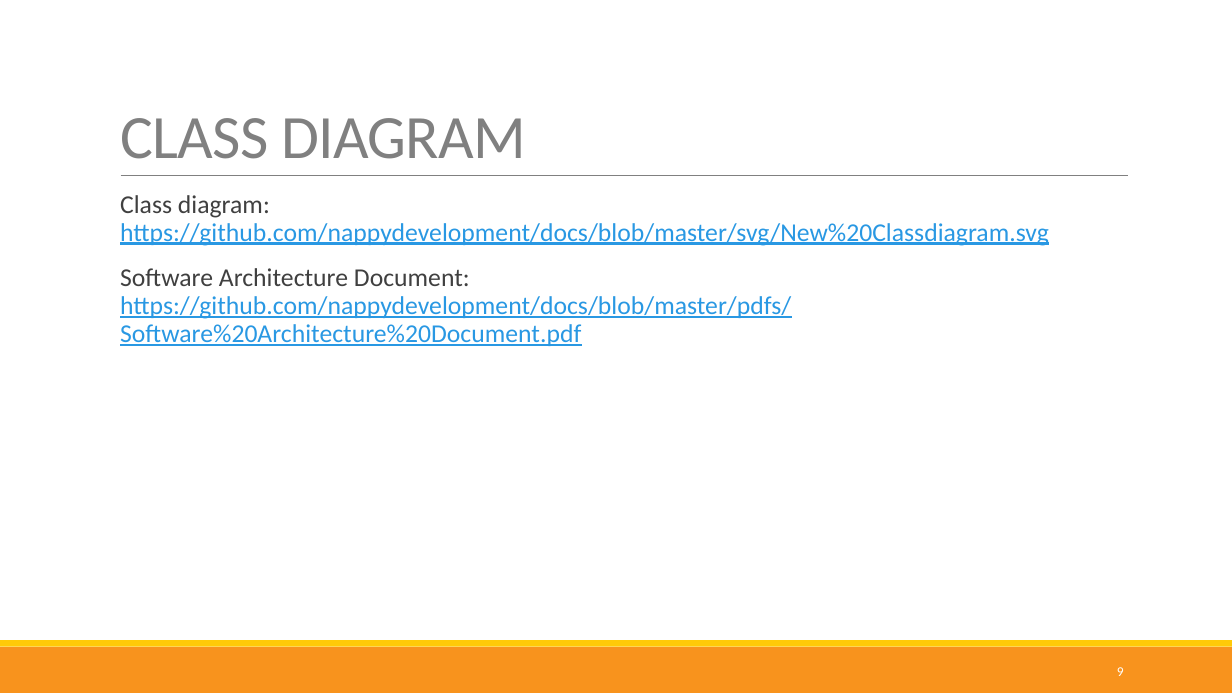
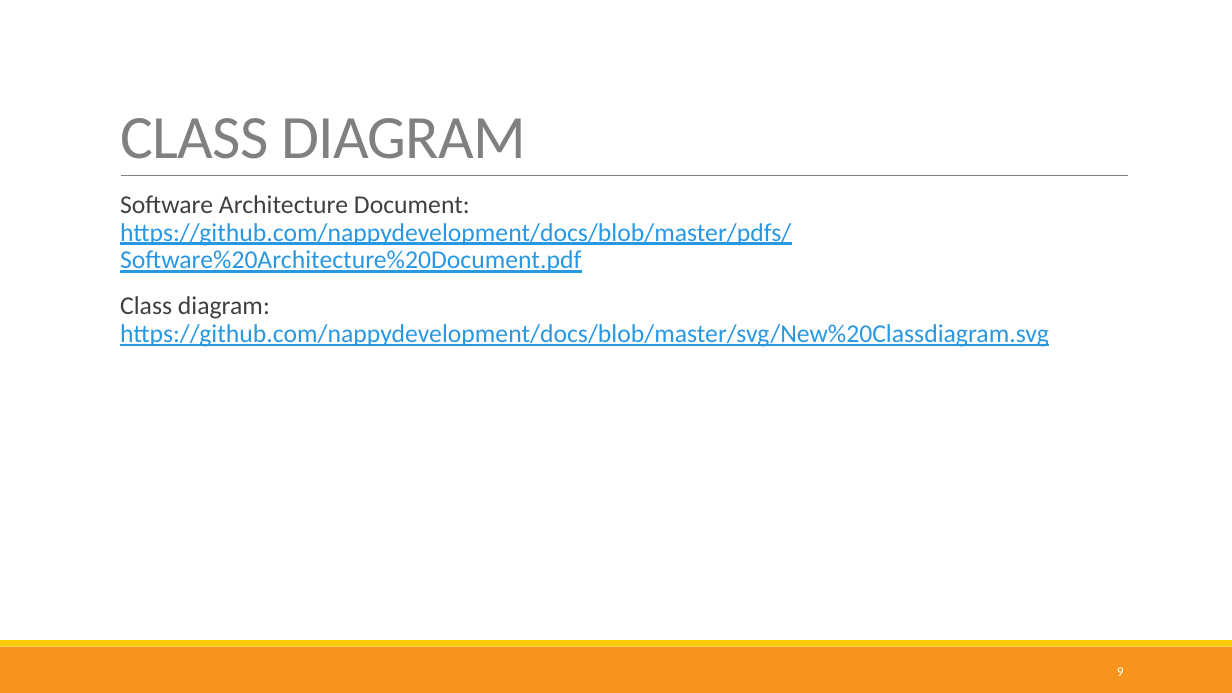
Before and after one commit to nappydevelopment/Nappy-the-ingenious-docs, a slide deck: slide 9 of Midterm-PPP.pptx. Drawn at 1232x693 pixels with LibreOffice and Linux fonts; fonts in the diff are those of the drawing. Boxes give left, top, right and bottom in pixels: in the first picture for what was removed or moved away, otherwise in the second. Text is boxed around its words. In the diff, an @@ line names an element or a change of style, - is before the commit and + after.

Commit message:
Update PPP

```diff
--- a/Midterm-PPP.pptx
+++ b/Midterm-PPP.pptx
@@ text at [120,195,791,273]: paragraph added @@
+  Software Architecture Document:
+  https://github.com/nappydevelopment/docs/blob/master/pdfs/Software%20Architecture%20Document.pdf
@@ text at [120,268,791,346]: paragraph removed @@
-  Software Architecture Document:
-  https://github.com/nappydevelopment/docs/blob/master/pdfs/Software%20Architecture%20Document.pdf
```
